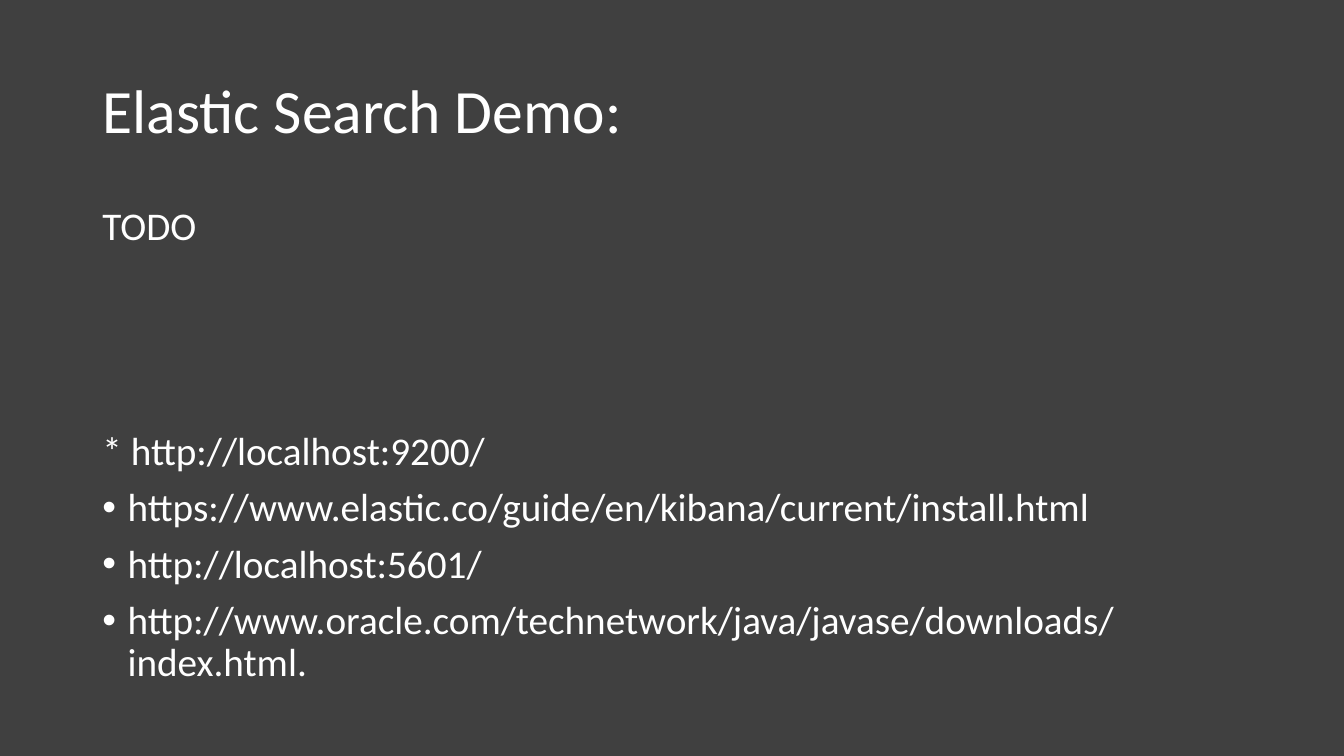
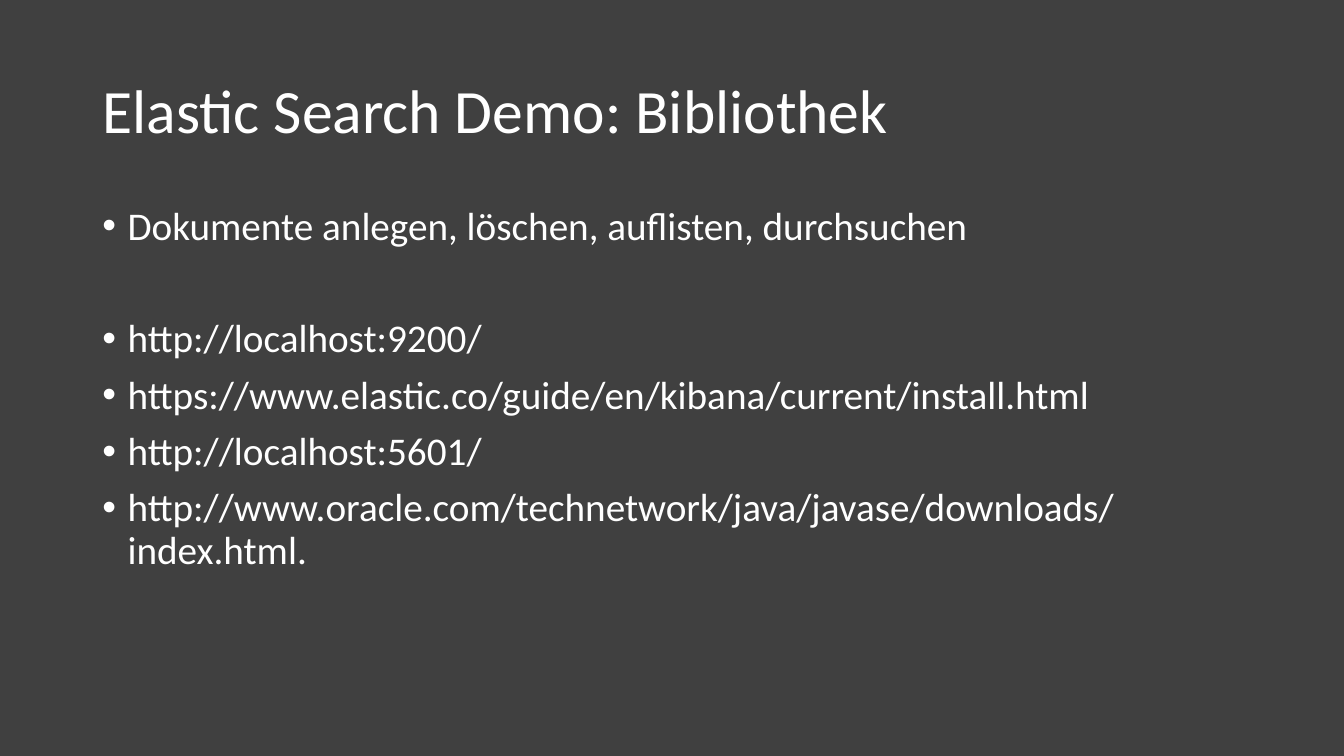
Before and after one commit to saschahenger/ma-workshop, a slide deck: slide 17 of workshop-slides/1-vorbereitung/workshop-1.pptx (slide 16 before the commit). Drawn at 1344x756 pixels with LibreOffice and Linux fonts; fonts in the diff are those of the drawing. Boxes give left, top, right and bottom in pixels: in the first picture for what was removed or moved away, otherwise in the second. Text is boxed around its words. In the diff, an @@ line names an element or a change of style, - is before the commit and + after.

```diff
--- a/workshop-slides/1-vorbereitung/workshop-1.pptx
+++ b/workshop-slides/1-vorbereitung/workshop-1.pptx
@@ title at [102, 90, 887, 134]: text changed @@
-Elastic Search Demo:
+Elastic Search Demo: Bibliothek
@@ text at [128, 212, 967, 359]: text changed @@
-TODO
-* http://localhost:9200/
+• Dokumente anlegen, löschen, auflisten, durchsuchen
+• http://localhost:9200/
```
Also in this commit, not shown: 1 other slide changed, 1 slide added.
